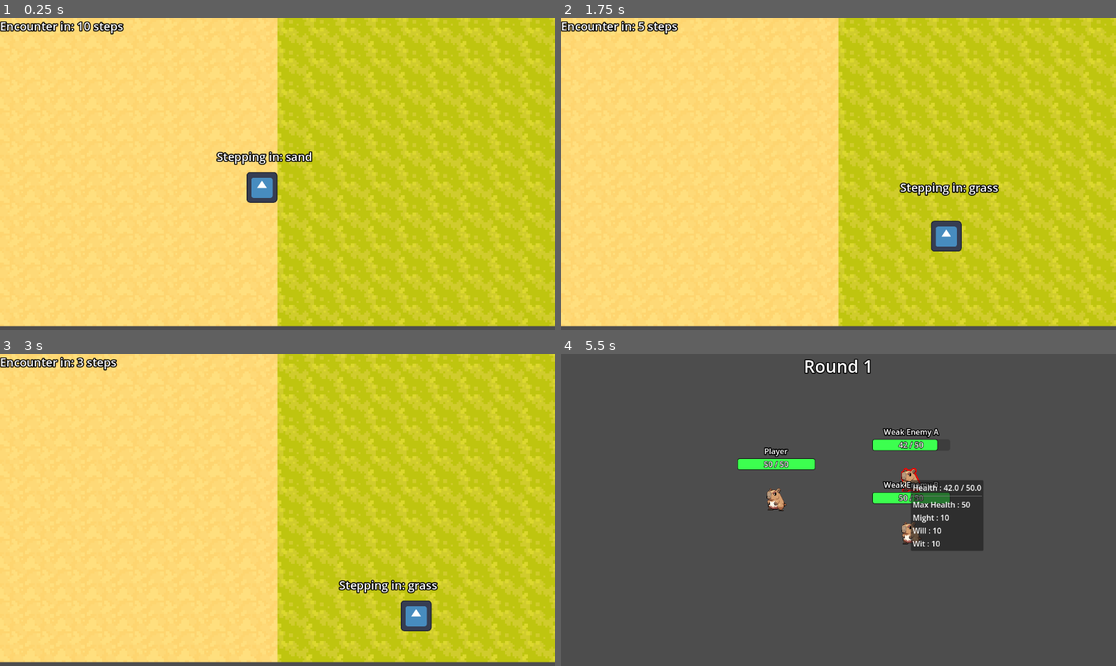
Above: before the commit, frames 1-4 (two rows, left to right).
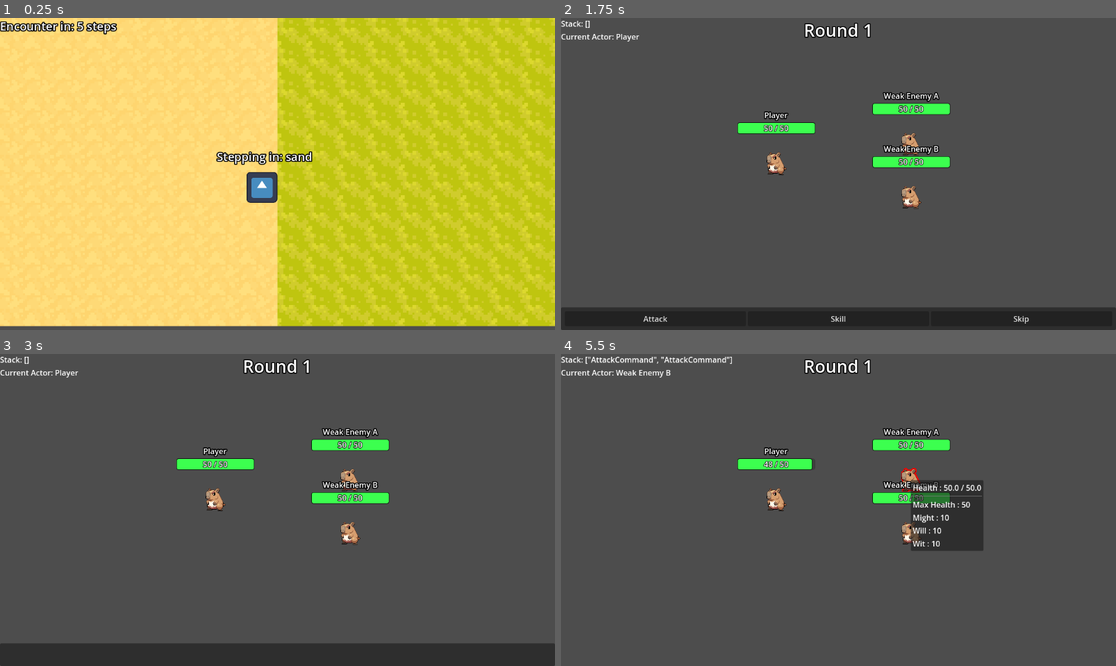
Above: after the commit, the same moments.

Repository: a-magno/godot-turn-based-framework
Game: Godot game, scene res://example/world/world.tscn
Same seed, same stepped clock (60 frames per second), same inputs: the game is played once before the commit and once after it. The engine's default icon, where the game draws it, is replaced by a stand-in: a white triangle on a blue panel in a dark square.
Inputs (mouse positions are in pixels of both pictures, inside the frame that each line leads up to):
- Up to frame 1 (0.25 s): no input
- Up to frame 2 (1.75 s): tap Enter at 0.5 s; move the mouse to (960, 158) at 0.52 s; hold Right (ui_right) 0.53-1.28 s; click (960, 158) at 0.67 s; move the mouse to (727, 189) at 1.27 s; hold Down (ui_down) from 1.28 s (still down)
- Up to frame 3 (3 s): release Down (ui_down) at 2 s; click (94, 653) at 2 s, where only the run after the commit has a clickable "Attack"; tap Space at 2.75 s; move the mouse to (333, 441) at 2.77 s; hold Right (ui_right) from 2.78 s (still down)
- Up to frame 4 (5.5 s): release Right (ui_right) at 3.5 s; click (655, 653) at 3.5 s, where only the run before the commit has a clickable "Attack"; tap Enter at 4.25 s; move the mouse to (777, 500) at 4.27 s; hold Up (ui_up) 4.28-5.03 s; click (777, 500) at 4.42 s; tap Space at 5 s; move the mouse to (910, 478) at 5.02 s; hold Left (ui_left) from 5.03 s (still down); click (910, 478) at 5.17 s

The runs differ from the first frame. In frame 1, 0.2% of the frame differs, in the area x 13-23%, y 1-6%; in frame 2, 100%, in the area x 0-100%, y 0-100%; in frame 3, 100%; in frame 4, 0.7%.

Commit message:
fixed racing condition with AI controller, battle scene now exits to overworld

Diff:
--- a/command-system/CommandQueue.gd
+++ b/command-system/CommandQueue.gd
@@ -1,7 +1,8 @@
 extends Node
 class_name CommandQueue
 
-signal get_commands()
+
+
 signal stack_empty()
 
 @export var active : bool = true
@@ -29,11 +30,19 @@
 func clear()->void:
 	command_stack.clear()
 
+func get_commands()->Array[String]:
+	var out : Array[String]
+	for c in command_stack:
+		out.append(c.get_class_name())
+	return out
+
 func command_queued( command : Command )->void:
 	#print_debug("Command queued.")
 	active = false
-	command_stack.append( command )
+	command_stack.push_front( command )
+	print_debug(get_commands())
 	command_stack.sort_custom(_sort_highest_priority)
+	print_debug(get_commands())
 	active = true
 
 	if _was_executing:
--- a/command-system/commands/attack.gd
+++ b/command-system/commands/attack.gd
@@ -10,7 +10,7 @@
 
 func execute():
 	if not is_instance_valid(target): return
-	if not attacker.is_alive(): return
+	if not attacker: return
 	print("%s is attacking %s" % [attacker.name, target.name])
 	#print("\n%s attacked %s for %d damage!\n" % [attacker.name, target.name, damage])
 	var dmg_effect = DamageEffect.new( damage )
@@ -29,3 +29,6 @@
 func set_damage( d : int )->AttackCommand:
 	damage = d
 	return self
+
+func get_class_name()->String:
+	return "AttackCommand"
--- a/command-system/commands/command.gd
+++ b/command-system/commands/command.gd
@@ -15,3 +15,6 @@
 func set_priority( value : float )->Command:
 	priority = value
 	return self
+
+func get_class_name():
+	return ""
--- a/command-system/commands/defeat.gd
+++ b/command-system/commands/defeat.gd
@@ -10,3 +10,6 @@
 	#target.active = false
 	print("%s has been defeated." % target.name)
 	GameManager.event.combatant_dead.emit(target)
+
+func get_class_name()->String:
+	return "Defeated"
--- a/example/battle scene/ai/enemy_ai.gd
+++ b/example/battle scene/ai/enemy_ai.gd
@@ -3,17 +3,21 @@
 var active_enemy : Combatant
 var attacks_registered : int = 0
 
-func _process(delta: float) -> void:
+func _physics_process(delta: float) -> void:
+	if not active_enemy: return
+	if active_enemy.acted: return
 	_attack()
 
 func _on_actor_active_changed( actor : Combatant )->void:
 	if not actor.is_in_group(GameManager.GROUPS.ENEMIES.id):
 		return
 	active_enemy = actor
+	print("Turning on EnemyAI Process...\n")
+	set_physics_process(true)
 
 func _attack()->void:
 	if is_instance_valid( active_enemy ) and active_enemy.active:
 		var player = get_tree().get_first_node_in_group(GameManager.GROUPS.PLAYERS.id)
+		set_physics_process(false)
+		print("Turning off EnemyAI Process...\n")
 		active_enemy.queue_command( AttackCommand.new( player ).set_attacker(active_enemy) )
-		attacks_registered += 1
-		print("attacks registered: %d" % attacks_registered)
--- a/example/battle scene/battle_scene.gd
+++ b/example/battle scene/battle_scene.gd
@@ -42,6 +42,10 @@
 
 	begin_combat()
 
+func _process(delta: float) -> void:
+	%CommandStack.text = "Stack: %s" % str($CommandQueue.get_commands())
+	%TurnStack.text = "Current Actor: %s" % $TurnManager.current_actor.name if is_instance_valid($TurnManager.current_actor) else ""
+
 func begin_combat():
 	print_rich("[b]Combat begins!")
 	while active:
@@ -50,16 +54,19 @@
 		_round_counter += 1
 		await %TurnManager.play_turns()
 		await %CommandQueue.execute_all()
+		_check_groups(0)
 		GameManager.event.combat_round_end.emit()
-		_check_groups(0)
 
 func end_combat(player_win : bool):
 	print_rich("\n[b]Ending combat...")
 	active = false
 	%TurnManager.reset()
 	%CommandQueue.clear()
+	EncounterManager.current_enemies.clear()
 	if player_win:
 		print("Player win")
+		await get_tree().create_timer(0.5).timeout
+		get_tree().change_scene_to_file("res://example/world/world.tscn")
 	else:
 		print("Enemy win")
 
--- a/example/battle scene/battle_scene.tscn
+++ b/example/battle scene/battle_scene.tscn
@@ -54,8 +54,19 @@
 horizontal_alignment = 1
 vertical_alignment = 1
 
+[node name="VBoxContainer" type="VBoxContainer" parent="CanvasLayer"]
+offset_right = 40.0
+offset_bottom = 40.0
+
+[node name="CommandStack" type="Label" parent="CanvasLayer/VBoxContainer"]
+unique_name_in_owner = true
+layout_mode = 2
+
+[node name="TurnStack" type="Label" parent="CanvasLayer/VBoxContainer"]
+unique_name_in_owner = true
+layout_mode = 2
+
 [node name="Camera2D" type="Camera2D" parent="."]
 
 [connection signal="active_actor_changed" from="TurnManager" to="EnemyAI" method="_on_actor_active_changed"]
 [connection signal="active_actor_changed" from="TurnManager" to="CanvasLayer/PlayerInput UI" method="_set_player"]
-[connection signal="get_commands" from="CommandQueue" to="TurnManager" method="play_turns"]
--- a/example/battle scene/combatant/Combatant.gd
+++ b/example/battle scene/combatant/Combatant.gd
@@ -52,28 +52,39 @@
 	GameManager.event.combat_round_start.connect(_on_round_end)
 
 func set_active( _a : bool ):
-	if health <= 0:
-		return
+	if not alive(): return
 	super(_a)
 
+func turn_start()->void:
+	super()
+
+func turn_end()->void:
+	super()
 
 func queue_command( command : Command )->void:
-	if acted: return
+	if acted or not alive():
+		turn_end()
+		return
 	action_queued.emit(command)
+	turn_end()
+	#print(">%s queued command type: %s" % [name, command.get_class_name()])
 	#acted = true
 	#print("Command queued")
-	turn_end()
+	#print("%s turn ended." % name)
 
 
 func take_damage( amount : int ):
 	health -= amount
-	if not is_alive():
-		queue_command( Defeated.new( self ).set_priority(Defeated.Priority.HIGH) )
-		set_active(false)
+	if not alive():
+		die()
 
-func is_alive()->bool:
-	return not health <= 0
+func alive()->bool:
+	return health > 0
 
+func die()->void:
+	action_queued.emit( Defeated.new( self ).set_priority(Defeated.Priority.HIGH) )
+	set_active(false)
+	#Death.new().execute([self])
 
 func print_stats():
 	print("\nName: %s\nMax HP: %d\nDamage: %d\nSpeed: %d\n" % [name, max_health, damage, speed])
@@ -83,5 +94,7 @@
 	status_handler.apply_status_by_type( Status.Type.TURN_START )
 
 func _on_round_end()->void:
+	if not alive():
+		die()
 	status_handler.apply_status_by_type( Status.Type.TURN_END )
 # EOF #
--- a/example/world/world.tscn
+++ b/example/world/world.tscn
@@ -46,7 +46,7 @@
 battle_scene = ExtResource("3_3q65w")
 encounter_pools = Array[ExtResource("8_3bhub")]([ExtResource("7_yjwof")])
 max_enemies = 2
-encounter_steps = 10
+encounter_steps = 5
 
 [node name="CanvasLayer" type="CanvasLayer" parent="."]
 
--- a/project.godot
+++ b/project.godot
@@ -15,10 +15,6 @@
 config/features=PackedStringArray("4.3", "GL Compatibility")
 config/icon="res://icon.svg"
 
-[autoload]
-
-SignalLens="*res://addons/signal_lens/autoload/signal_lens_autoload.gd"
-
 [dotnet]
 
 project/assembly_name="TurnBasedEngine"
@@ -27,10 +23,6 @@
 
 movie_writer/movie_file="C:/Users/alexandre.magno/Documents/Godot/Projects/godot-turn-based-framework/recs/rec.avi"
 
-[editor_plugins]
-
-enabled=PackedStringArray("res://addons/signal_lens/plugin.cfg")
-
 [rendering]
 
 textures/canvas_textures/default_texture_filter=0
--- a/turn-based-combat/TurnManager.gd
+++ b/turn-based-combat/TurnManager.gd
@@ -27,6 +27,7 @@
 	set(c):
 		current_actor = c
 		if current_actor == null: return
+		print(">Current Actor: %s" % current_actor.name)
 		active_actor_changed.emit( current_actor )
 
 var _actors_sorted : bool = false
@@ -79,10 +80,10 @@
 	return
 
 func remove_from_queue( actor : CombatActor )->void:
+	assert( _combat_actors.has( actor ), "%s is not a part of the turn queue." % actor.name)
+	_combat_actors.erase( actor )
 	assert( actor.is_inside_tree(), "%s is not inside tree." % actor.name )
 	actor.remove_from_group( actor.get_meta("group") )
-	assert( _combat_actors.has( actor ), "%s is not a part of the turn queue." % actor.name)
-	_combat_actors.erase( actor )
 	actor.queue_free()
 	_actors_sorted = false
 
